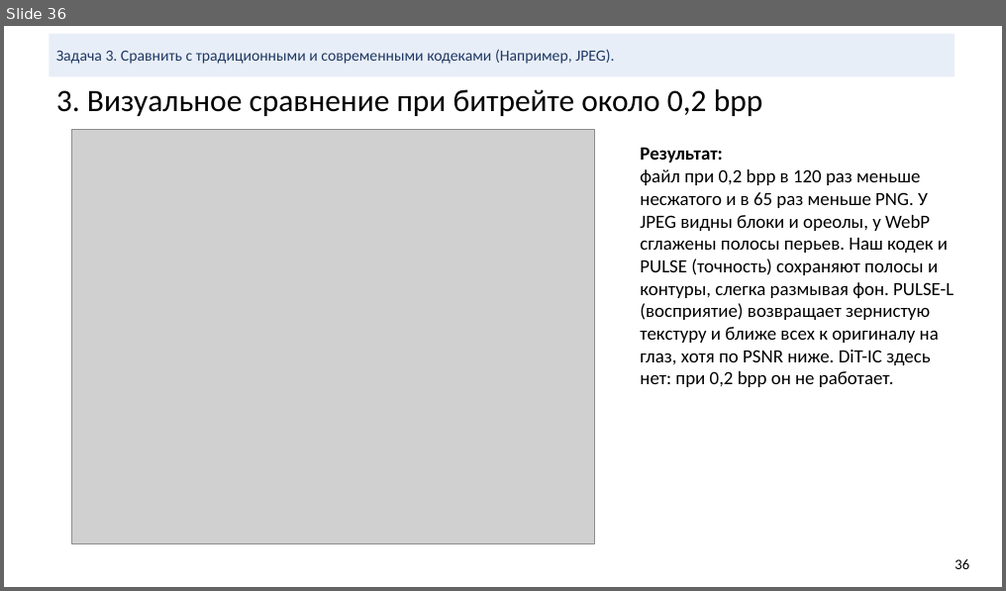
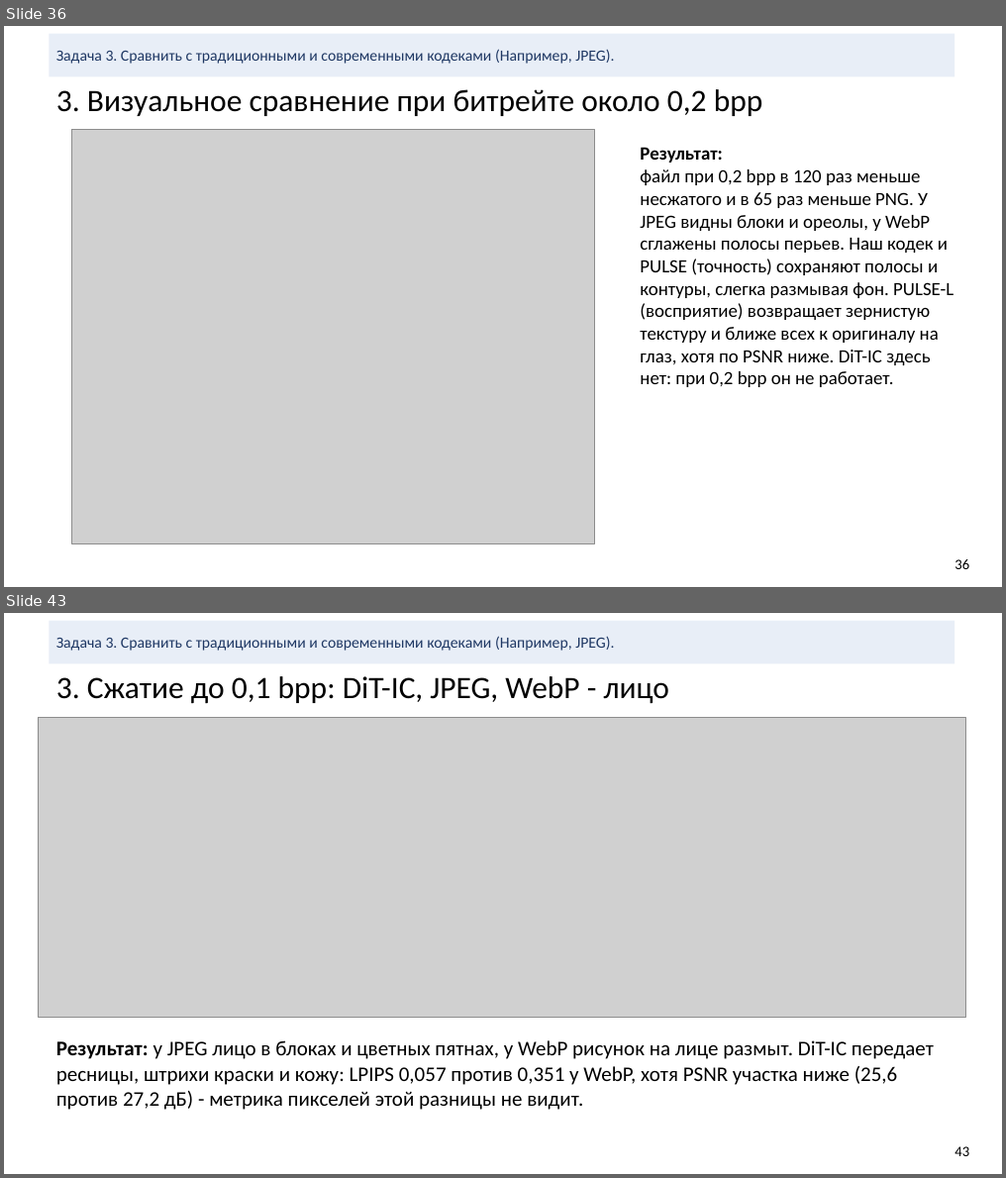
Before and after one commit to KDMCrypto/Deep-Image-Compression, a slide deck: documentation/cv-project-compression.pptx. Shown one above the other, each under a label of ours: slide 36 before the commit, slides 36 and 43 after it; the slides between them are not shown. The pictures are 1006x591 and 1006x1178 pixels, drawn with LibreOffice and Linux fonts; fonts in the diff are those of the drawing; grey boxes stand for pictures. Boxes give left, top, right and bottom in pixels: in the first picture for what was removed or moved away, otherwise in the second. Text is boxed around its words. In the diff, an @@ line names an element or a change of style, - is before the commit and + after.

Commit message:
Add the DiT-IC 0.1 bpp comparison and pick fair JPEG/WebP settings
DiT-IC becomes a four-level curve in the notebook and the slides, gets a
row in the equal-quality table and three new slides against JPEG and WebP
at about 0.1 bpp. The visual slides now give JPEG and WebP their best-PSNR
setting with a file from -15% to +5% of the reference instead of the
nearest file size. The code-list slide is removed (47 slides).

```diff
--- a/documentation/cv-project-compression.pptx
+++ b/documentation/cv-project-compression.pptx
@@ slide 43 added at bbox=[4, 613, 1002, 1174], background #FFFFFF @@
@@ rectangle added at bbox=[49, 621, 954, 663], fill #E8EEF7, 15 pt, text #1F3864 @@
+Задача 3. Сравнить с традиционными и современными кодеками (Например, JPEG).
@@ title added at bbox=[56, 676, 669, 704], 30 pt, text #000000 @@
+3. Сжатие до 0,1 bpp: DiT-IC, JPEG, WebP - лицо
@@ picture added at bbox=[38, 718, 966, 1017] @@
@@ text added at bbox=[56, 1041, 934, 1110], 20 pt, text #000000 @@
+Результат: у JPEG лицо в блоках и цветных пятнах, у WebP рисунок на лице размыт. DiT-IC передает ресницы, штрихи краски и кожу: LPIPS 0,057 против 0,351 у WebP, хотя PSNR участка ниже (25,6 против 27,2 дБ) - метрика пикселей этой разницы не видит.
@@ text added at bbox=[954, 1147, 969, 1157], 14 pt, text #000000 @@
+43
```
Also in this commit, not shown: 12 slides changed, 2 other slides added, 1 slide removed, 18 other files.
